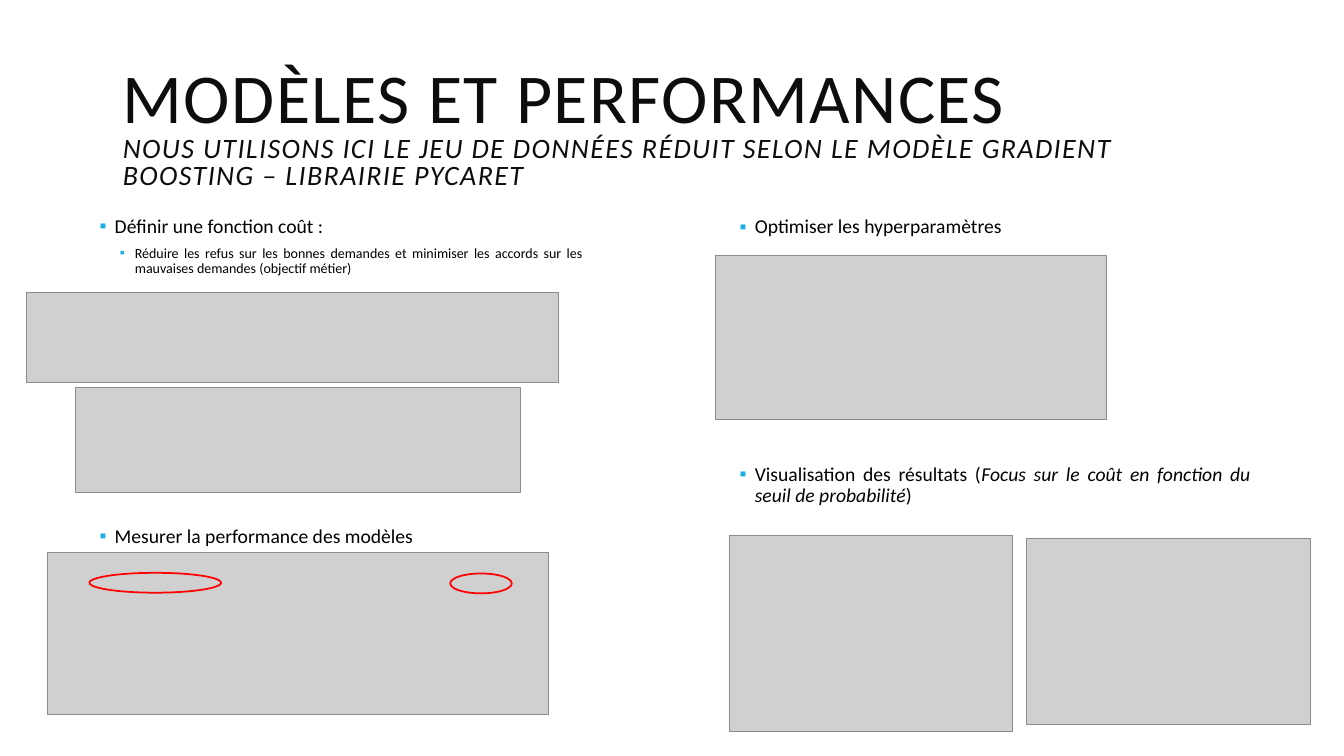
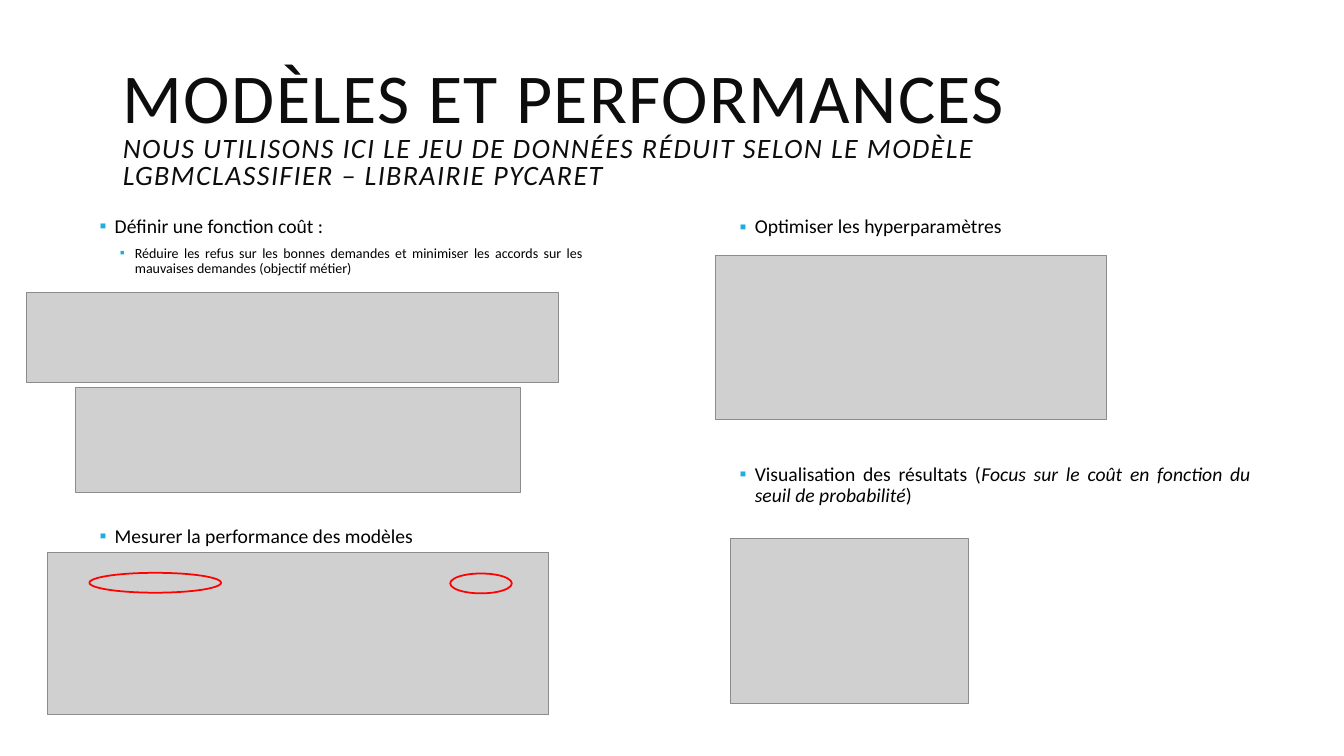
Before and after one commit to Littlewiseman/P07---PAD, a slide deck: slide 13 of Présentation OC Data Science P07.pptx. Drawn at 1344x756 pixels with LibreOffice and Linux fonts; fonts in the diff are those of the drawing; grey boxes stand for pictures. Boxes give left, top, right and bottom in pixels: in the first picture for what was removed or moved away, otherwise in the second. Text is boxed around its words. In the diff, an @@ line names an element or a change of style, - is before the commit and + after.

```diff
--- a/Présentation OC Data Science P07.pptx
+++ b/Présentation OC Data Science P07.pptx
@@ text at <box>123,135,973,185</box>: text changed @@
-NOUS UTILISONS ICI LE JEU DE DONNÉES RÉDUIT SELON LE MODÈLE GRADIENT BOOSTING – LIBRAIRIE PYCARET
+NOUS UTILISONS ICI LE JEU DE DONNÉES RÉDUIT SELON LE MODÈLE LGBMCLASSIFIER – LIBRAIRIE PYCARET
@@ picture: place and size @@
-picture at <box>730,536,1013,732</box>
+picture at <box>730,539,969,704</box>
@@ picture removed at <box>1027,539,1311,725</box> @@
```
Also in this commit, not shown: 7 other slides changed, 2 other files.
